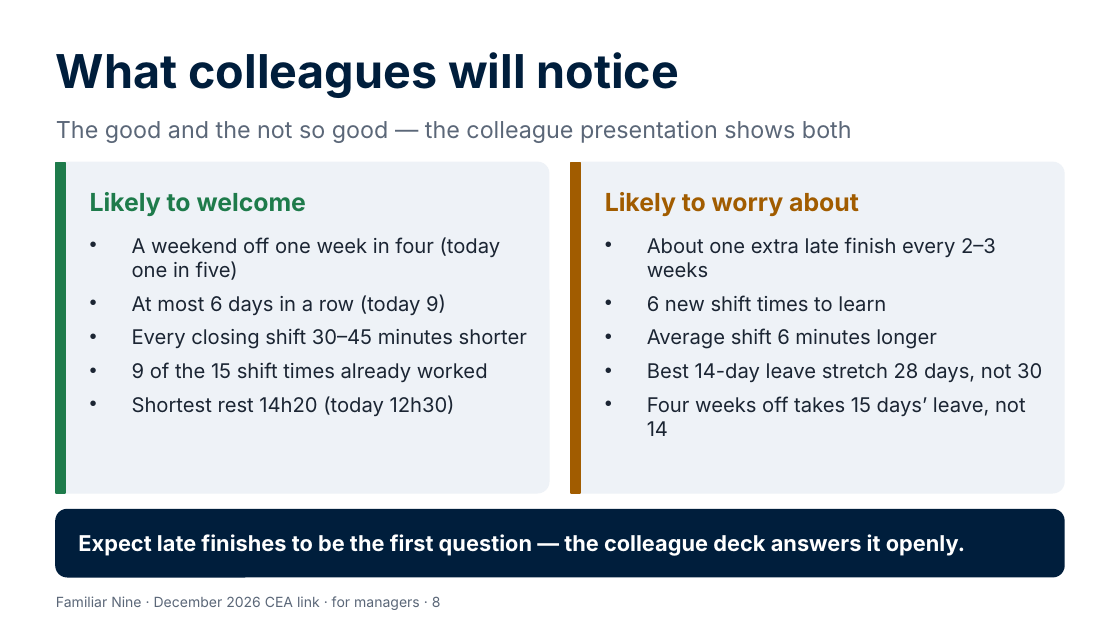
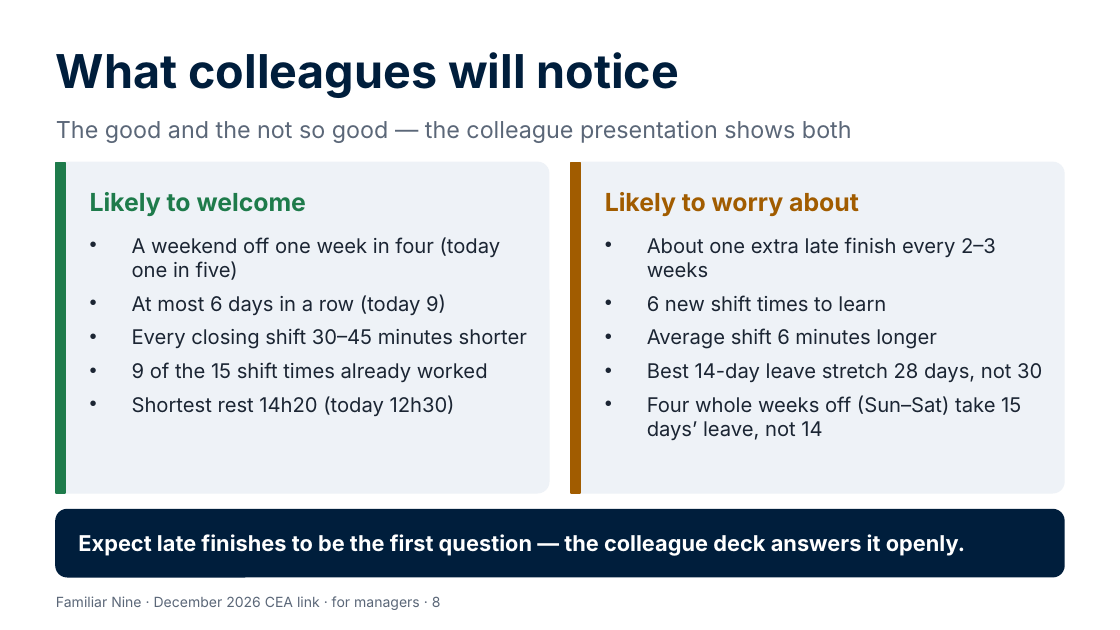
Before and after one commit to Garethdavidmiller/roster-app, a slide deck: slide 8 of docs/proposals/presentations/Familiar-Nine-for-managers.pptx. Drawn at 1120x630 pixels with LibreOffice and Linux fonts; fonts in the diff are those of the drawing. Boxes give left, top, right and bottom in pixels: in the first picture for what was removed or moved away, otherwise in the second. Text is boxed around its words. In the diff, an @@ line names an element or a change of style, - is before the commit and + after.

```diff
--- a/docs/proposals/presentations/Familiar-Nine-for-managers.pptx
+++ b/docs/proposals/presentations/Familiar-Nine-for-managers.pptx
@@ text at [647, 395, 1021, 440]: text changed @@
-• Four weeks off takes 15 days’ leave, not 14
+• Four whole weeks off (Sun–Sat) take 15 days’ leave, not 14
```
Also in this commit, not shown: 4 other slides changed, 40 other files.
